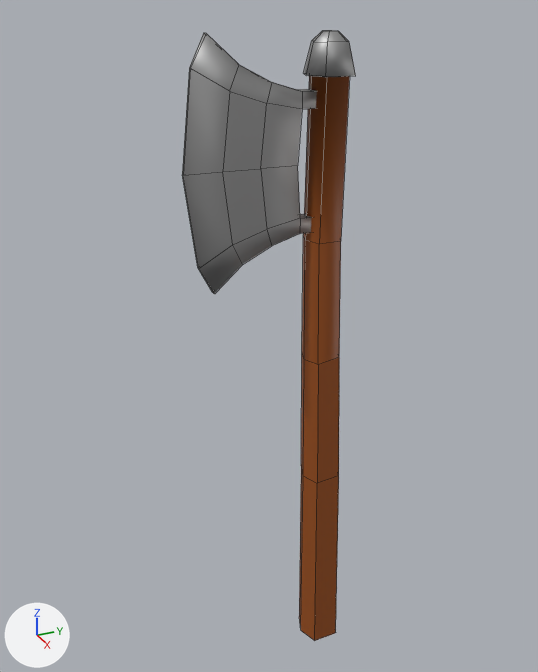
Before and after pictures for a commit that changed the OBJ model assets/models/cleaver.obj.
Rendered twice from a camera (50 mm lens) standing at (1.806, -0.981, 1.27) and looking at (-0.076, -0.134, 0.328). Every picture has the same lights, and +X, +Y and +Z are marked at lower left. The older version comes first. Mesh edges are drawn as thin lines. Where no turn or scale is listed for an object, it has been applied to the vertices.

In view in the first picture: 'Cleaver_Cube.006'.
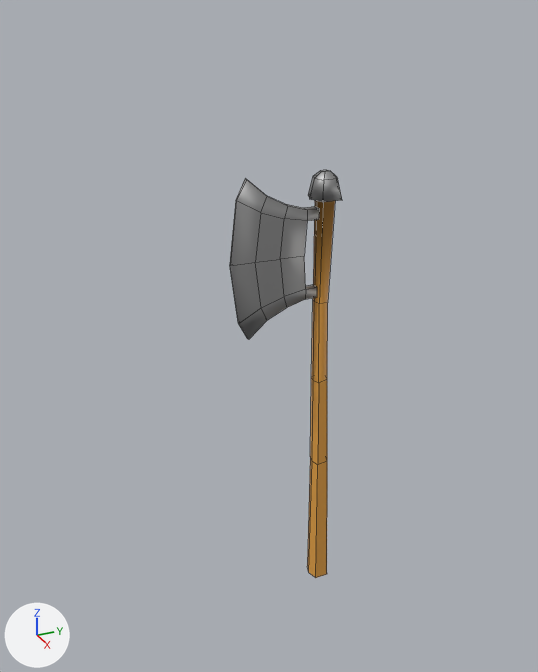
What changed in the scene script:
```text
Add mat_material_001:
    mat_material_001 = principled_material('Material.001')
    mat_material_001.base_color = (0.8, 0.371, 0.0606)  # orange #e7a446
    mat_material_001.roughness = 0.526
Change me_cleaver_cube_006:
    used by ob_cleaver_cube_006; location = (0.0, 0.0, 0.0)
    remove me_cleaver_cube_006.from_pydata(...)  # 96 vertices, 91 faces; spans x -0.07..0.06, y -0.41..0.1, z -0.85..1.19
    add me_cleaver_cube_006.from_pydata(...)  # 96 vertices, 91 faces; spans x -0.04..0.04, y -0.28..0.06, z -0.58..0.83
    me_cleaver_cube_006 part 1: the loose piece of 48 vertices spanning x -0.02..0.02, y -0.41..-0.03, z 0.53..1.19 is scaled about the mesh origin by 0.7
    me_cleaver_cube_006 part 2: 48 of 96 vertices moved; they spanned x -0.07..0.06, y -0.06..0.1, z -0.85..1.19 and now span x -0.04..0.04, y -0.04..0.06, z -0.58..0.83; mean shift (0.0, 0.0, -0.16); largest move (-0.02, 0.02, 1.19) -> (-0.01, 0.01, 0.83)
    me_cleaver_cube_006 part 3: all 25 faces that had it switch from mat_material_008 (brown #9a4e13) to mat_material_001 (orange #e7a446)
```

Boxes [x1, y1, x2, y2] around the edits, measured in the pictures (538 x 672 px; the box of a moved part takes in the faces that stretch with it):
'Cleaver_Cube.006', recoloured, reshaped (35% narrower, 33% shorter): before [182, 30, 356, 641]; after [230, 170, 342, 578]
part 1 of me_cleaver_cube_006, moved or reshaped: before [182, 33, 317, 294]; after [230, 179, 320, 340]
part 2 of me_cleaver_cube_006, moved or reshaped: before [299, 30, 356, 641]; after [307, 170, 342, 578]
part 3 of me_cleaver_cube_006, recoloured: before [299, 76, 350, 641]; after [307, 201, 335, 578]
